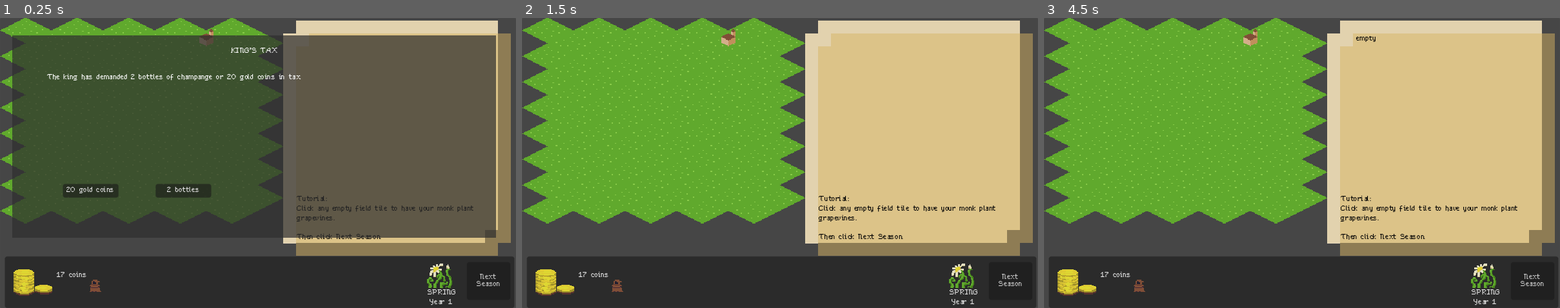
Above: before the commit, frames 1-3 (left to right).
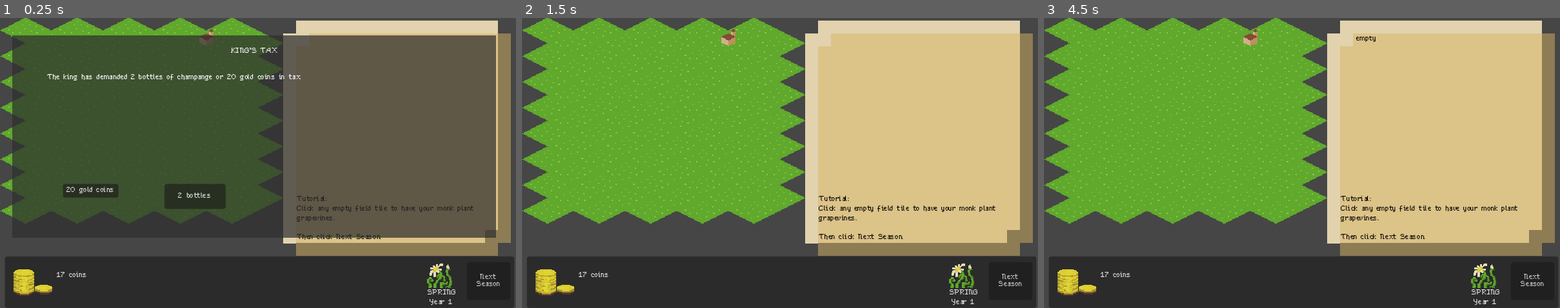
Above: after the commit, the same moments.

Repository: RoxT/ChampangeGGJ2025
Game: Godot game, scene res://overworld.tscn
The game is run twice, just before and just after one commit, with the same random seed, the same clock (stepped at 60 frames per second) and the same inputs.
Inputs (mouse positions are in pixels of both pictures, inside the frame that each line leads up to):
- Up to frame 1 (0.25 s): no input
- Up to frame 2 (1.5 s): click "20 gold coins" at 0.5 s; click "Next Season" at 1.25 s
- Up to frame 3 (4.5 s): click "Next Season" at 2 s; click "Next Season" at 2.75 s; tap Enter at 3.5, 4.25 s; move the mouse to (1446, 52) at 3.52 s; press the mouse at (1446, 52) at 3.53 s; move the mouse to (1198, 177) at 4.27 s; release the mouse at (1198, 177) at 4.28 s; click (1198, 177) at 4.35 s

The runs differ from the first frame. In frame 1, 0.8% of the frame differs, in the area x 17-44%, y 57-95%; in frame 2, less than 0.1%; in frame 3, less than 0.1%.

Commit message:
events continued

Diff:
--- a/Champange/batch_actions.gd
+++ b/Champange/batch_actions.gd
@@ -7,6 +7,7 @@
 
 var quality := 5
 var has_riddled := false
+var temp_price := 0
 
 # Called when the node enters the scene tree for the first time.
 func _ready():
@@ -30,7 +31,7 @@
 				queue_free()
 	if CP.season == CP.Seasons.SPRING and sprite.animation == "bottled":
 		quality += 2
-
+	quality -= temp_price
 	setup(sprite.animation)
 
 
--- a/Champange/fields.gd
+++ b/Champange/fields.gd
@@ -7,6 +7,7 @@
 var tile_focus := Vector2i.ZERO
 signal field_clicked(coord, type)
 signal field_focus(coord, type)
+var worked_at_last_season := []
 
 # Called when the node enters the scene tree for the first time.
 func _ready():
@@ -25,10 +26,18 @@
 	var capacity = get_used_cells_by_id(0, atlas(HOUSE)).size() * 3
 	if CP.monk_box.get_child_count() < capacity and CP.season == CP.Seasons.SPRING:
 		CP.monk_box.return_monk_to_box()
+	worked_at_last_season = []
 
 func new_house():
 	var new_coord = get_used_cells_by_id(0, atlas(EMPTY)).pick_random()
 	set_cell(new_coord, 0, atlas(HOUSE))
+
+func event_quality(change, tended_helps:=false):
+	for plant_coord in CP.plants.keys():
+		if tended_helps and plant_coord in worked_at_last_season:
+			continue
+		else:
+			CP.plants[plant_coord] += change
 
 
 func _unhandled_input(event):
@@ -63,3 +72,4 @@
 				CP.add_plant(coord)
 			"planted":
 				CP.plants[coord] += 2
+				worked_at_last_season.append(coord)
--- a/Champange/modal.gd
+++ b/Champange/modal.gd
@@ -12,19 +12,21 @@
 	do_late_season.call_deferred()
 
 func do_late_season():
+	if CP.year < 3: return
 	var event = ""
 	match CP.season:
 		CP.Seasons.SPRING:
 			pass
 		CP.Seasons.SUMMER:
 			if randf() < 0.5:
-				event = ["drought", "festival", "rains", "pests"].pick_random()
+				event = "festival"
 		CP.Seasons.FALL:
-			pass
+			if randf() < 0.25:
+				event = ["pests", "drought", "rains"].pick_random()
 		CP.Seasons.WINTER:
 			if randf() < 0.20:
 				event = "warm"
-	if event.is_empty() and randf() < 0.9:
+	if event.is_empty() and CP.money > 25 and randf() < 0.9:
 		event = "tax"
 	if not event.is_empty():
 		do_event(event)
@@ -49,12 +51,14 @@
 			title = "MILD WINTER"
 			desc = "This winter is warmer than normal. It doesn't look like the casks will ferment as well."
 		"rain":
-			title = "DROUGHT"
-			desc = "A drought this summer has withered the vines, decreasing the quality of fields this year"
+			title = "EXCELLENT RAINS"
+			desc = "The right amount of rain this summer has improved the quality of the vines this harvest"
 		"festival":
-			pass
+			title = "CHAMPANGE FESTIVAL"
+			desc = "All bottles sold this year are worth more due to the summer festival."
 		"pests":
-			pass
+			title = "PESTS ON CROPS"
+			desc = "Fields that weren't tended this summer have lost value for this harvest."
 	$Panel/EventLabel.text = title
 	$Panel/EventDesc.text = desc
 	$Panel/Button1.text = b_1
@@ -65,19 +69,9 @@
 func _on_button_1_pressed():
 	match event:
 		"tax":
-			CP.money -= 10
 			event_over.emit("tax_coin")
-		"drought":
-			pass
-		"warm":
-			pass
-		"rain":
-			pass
-		"festival":
-			pass
-		"pests":
-			pass
-	event_over.emit(event)
+		_:
+			event_over.emit(event)
 	$Panel.hide()
 
 
--- a/Champange/overworld.gd
+++ b/Champange/overworld.gd
@@ -69,3 +69,21 @@
 			pass
 		"tax_bottle":
 			pass
+
+func event_results(result):
+
+	match result:
+		"drought":
+			$Fields.event_quality(-5)
+		"warm":
+			pass
+		"rain":
+			$Fields.event_quality(5)
+		"festival":
+			pass
+		"pests":
+			$Fields.event_quality(-5, true)
+		"tax_coin":
+			CP.money -= 20
+		"tax_bottle":
+			pass
--- a/Champange/overworld.tscn
+++ b/Champange/overworld.tscn
@@ -180,6 +180,7 @@
 
 [node name="Monk" parent="HUD/LeftP/MonkBox" instance=ExtResource("5_qw6dk")]
 layout_mode = 2
+texture = null
 
 [node name="Season" type="Button" parent="HUD/LeftP"]
 layout_mode = 1
@@ -264,10 +265,10 @@
 
 [node name="Button2" type="Button" parent="HUD/Modal/Panel"]
 layout_mode = 0
-offset_left = 178.0
+offset_left = 189.0
 offset_top = 184.0
-offset_right = 247.0
-offset_bottom = 201.0
+offset_right = 265.0
+offset_bottom = 215.0
 text = "2 bottles"
 
 [connection signal="changed_monk" from="HUD/LeftP/MonkBox" to="HUD/LeftP" method="_on_monk_box_changed_monk"]
--- a/Champange/right_side_panel.gd
+++ b/Champange/right_side_panel.gd
@@ -22,3 +22,14 @@
 		$HelpLabel.text = ""
 	else:
 		$HelpLabel.text = "Tutorial: \n%s" % text
+
+func event_result(result):
+	match result:
+		"warm":
+			for batch in $VBoxContainer.get_children():
+				if batch.sprite.animation == "cask":
+					batch.quality -= 4
+		"festival":
+			for batch in $VBoxContainer.get_children():
+				#TODO
+				batch.quality += 5
